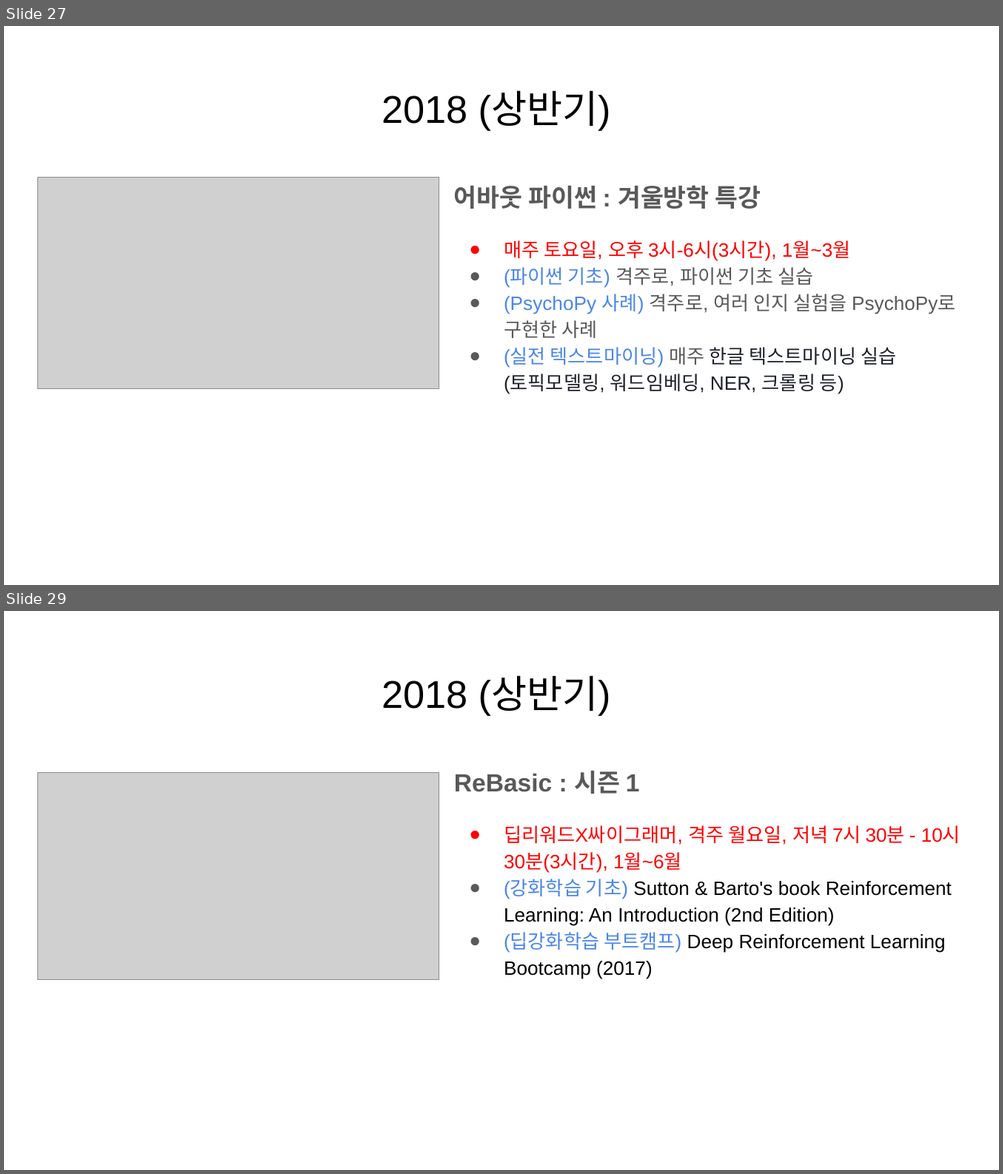
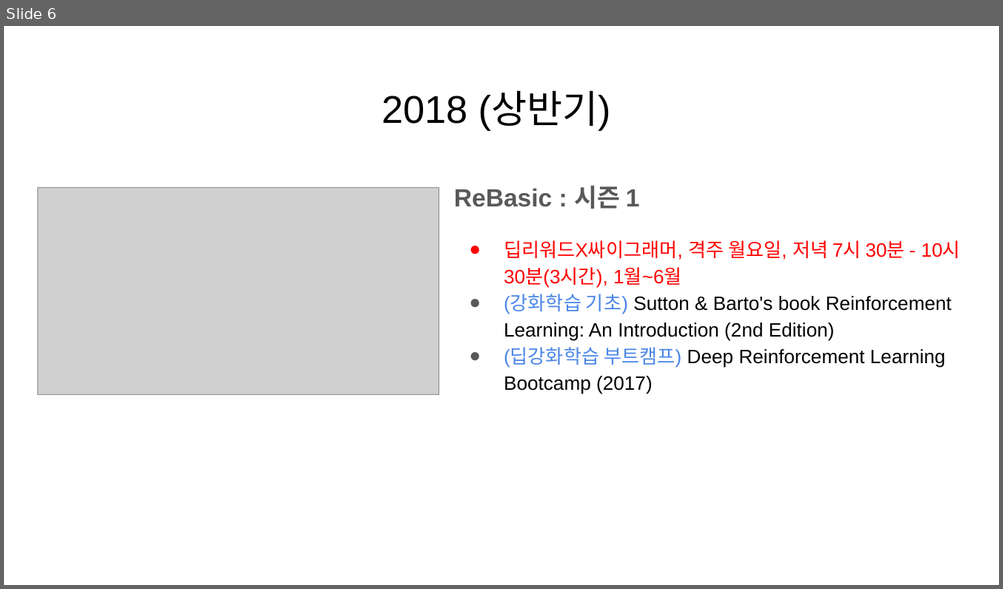
Before and after one commit to KaggleBreak/studybreak, a slide deck: 2017/presentation/study/딥리워드_소개_스터디뽀개기2017.pptx. Shown one above the other, each under a label of ours: slides 27 and 29 before the commit, slide 6 after it; the slides between them are not shown. The pictures are 1003x1174 and 1003x589 pixels, drawn with LibreOffice and Linux fonts; fonts in the diff are those of the drawing; grey boxes stand for pictures. Boxes give left, top, right and bottom in pixels: in the first picture for what was removed or moved away, otherwise in the second. Text is boxed around its words. In the diff, an @@ line names an element or a change of style, - is before the commit and + after.

```diff
--- a/2017/presentation/study/딥리워드_소개_스터디뽀개기2017.pptx
+++ b/2017/presentation/study/딥리워드_소개_스터디뽀개기2017.pptx
@@ slide 27 removed at (x1=4, y1=26, x2=999, y2=585), background #FFFFFF @@
@@ title removed at (x1=381, y1=92, x2=611, y2=130) @@
-2018 (상반기)
@@ picture removed at (x1=38, y1=177, x2=438, y2=389) @@
@@ text removed at (x1=454, y1=185, x2=956, y2=395) @@
-어바웃 파이썬 : 겨울방학 특강
-● 매주 토요일, 오후 3시-6시(3시간), 1월~3월
-● (파이썬 기초) 격주로, 파이썬 기초 실습
-● (PsychoPy 사례) 격주로, 여러 인지 실험을 PsychoPy로 구현한 사례
-● (실전 텍스트마이닝) 매주 한글 텍스트마이닝 실습 (토픽모델링, 워드임베딩, NER, 크롤링 등)
@@ what was slide 29 is now slide 6 @@
```
Also in this commit, not shown: 1 slide changed, 2 slides added, 26 other slides removed, 1 other file.
